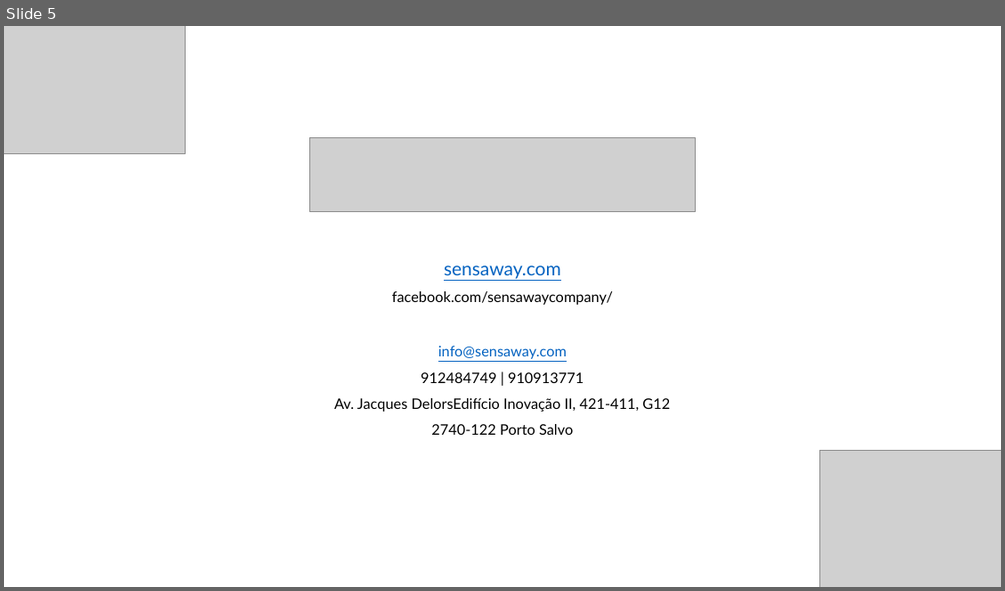
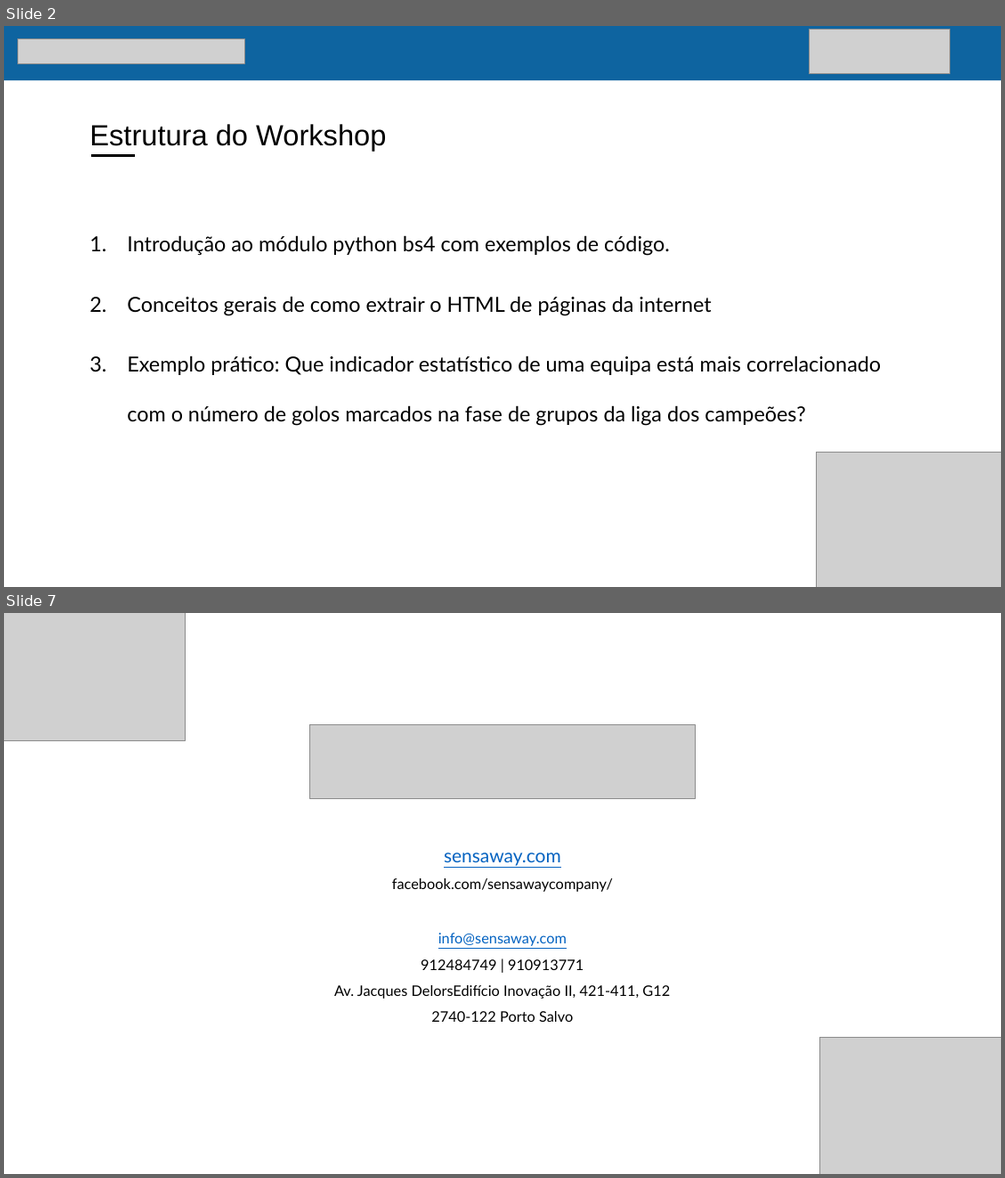
Before and after one commit to AndreSensaway/fpf-datathon-workshop-webscrapping, a slide deck: workshop_presentation.pptx. Shown one above the other, each under a label of ours: slide 5 before the commit, slides 2 and 7 after it; the slides between them are not shown. The pictures are 1005x591 and 1005x1178 pixels, drawn with LibreOffice and Linux fonts; fonts in the diff are those of the drawing; grey boxes stand for pictures. Boxes give left, top, right and bottom in pixels: in the first picture for what was removed or moved away, otherwise in the second. Text is boxed around its words. In the diff, an @@ line names an element or a change of style, - is before the commit and + after.

```diff
--- a/workshop_presentation.pptx
+++ b/workshop_presentation.pptx
@@ slide 2 added at box(4, 26, 1001, 587), background #FFFFFF @@
@@ rectangle added at box(4, 26, 1001, 80), fill #0E64A0 @@
@@ picture added at box(17, 38, 245, 63) @@
@@ picture added at box(809, 30, 949, 74) @@
@@ title added at box(89, 124, 386, 151), 28 pt, text #000000 @@
+Estrutura do Workshop
@@ line added from (91, 155) to (135, 155), #000000 3 pt @@
@@ text added at box(127, 235, 881, 426), 20 pt, text #000000 @@
+1. Introdução ao módulo python bs4 com exemplos de código.
+2. Conceitos gerais de como extrair o HTML de páginas da internet
+3. Exemplo prático: Que indicador estatístico de uma equipa está mais correlacionado com o número de golos marcados na fase de grupos da liga dos campeões?
@@ picture added at box(816, 452, 1001, 587) @@
@@ what was slide 5 is now slide 7 @@
```
Also in this commit, not shown: 2 slides changed, 3 other slides added, 2 slides removed, 5 other files.
